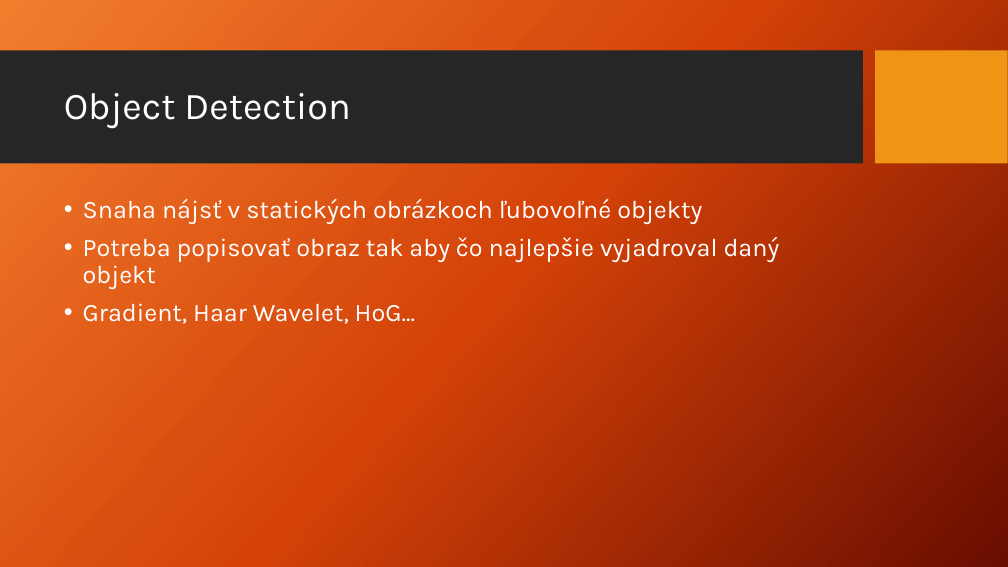
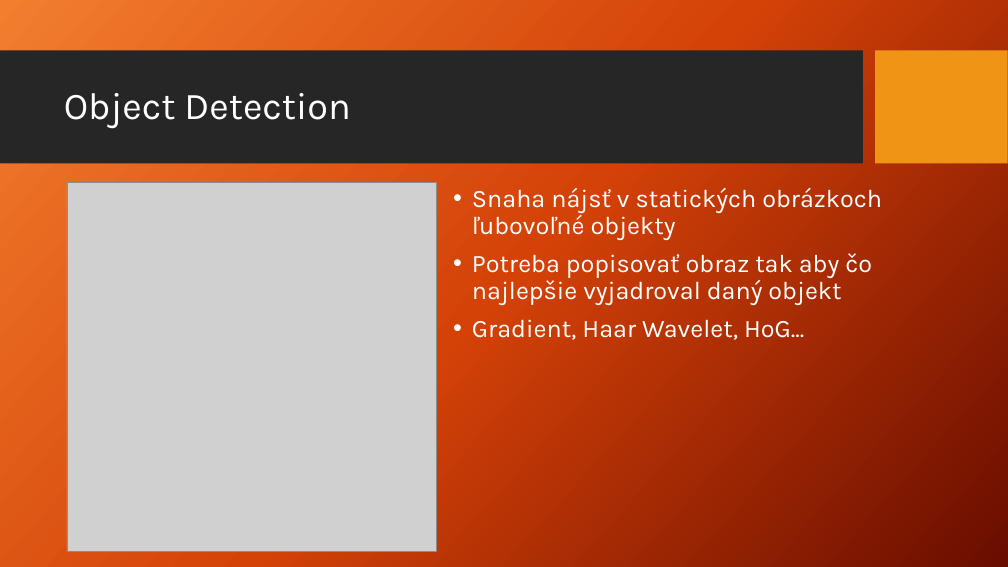
Before and after one commit to killerwife/IngProjekt, a slide deck: slide 3 of Projekt3.pptx. Drawn at 1008x567 pixels with LibreOffice and Linux fonts; fonts in the diff are those of the drawing; grey boxes stand for pictures; background and template pictures are left out. Boxes give left, top, right and bottom in pixels: in the first picture for what was removed or moved away, otherwise in the second. Text is boxed around its words. In the diff, an @@ line names an element or a change of style, - is before the commit and + after.

```diff
--- a/Projekt3.pptx
+++ b/Projekt3.pptx
@@ picture added at (67, 182, 436, 551) @@
@@ text "Snaha nájsť v statických obrázkoch ..." rewrapped from (83, 199, 780, 324) to (472, 188, 882, 340) @@
```
Also in this commit, not shown: 3 other slides changed, 7 other files.
